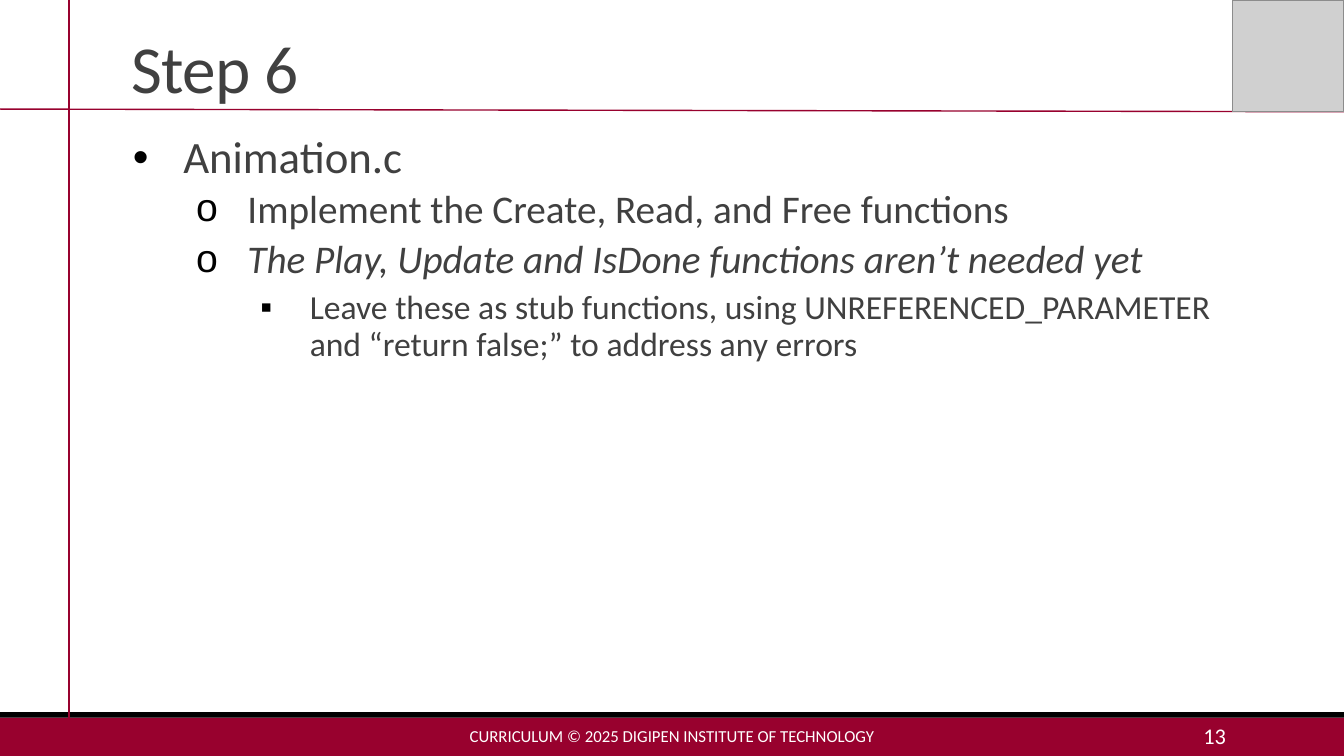
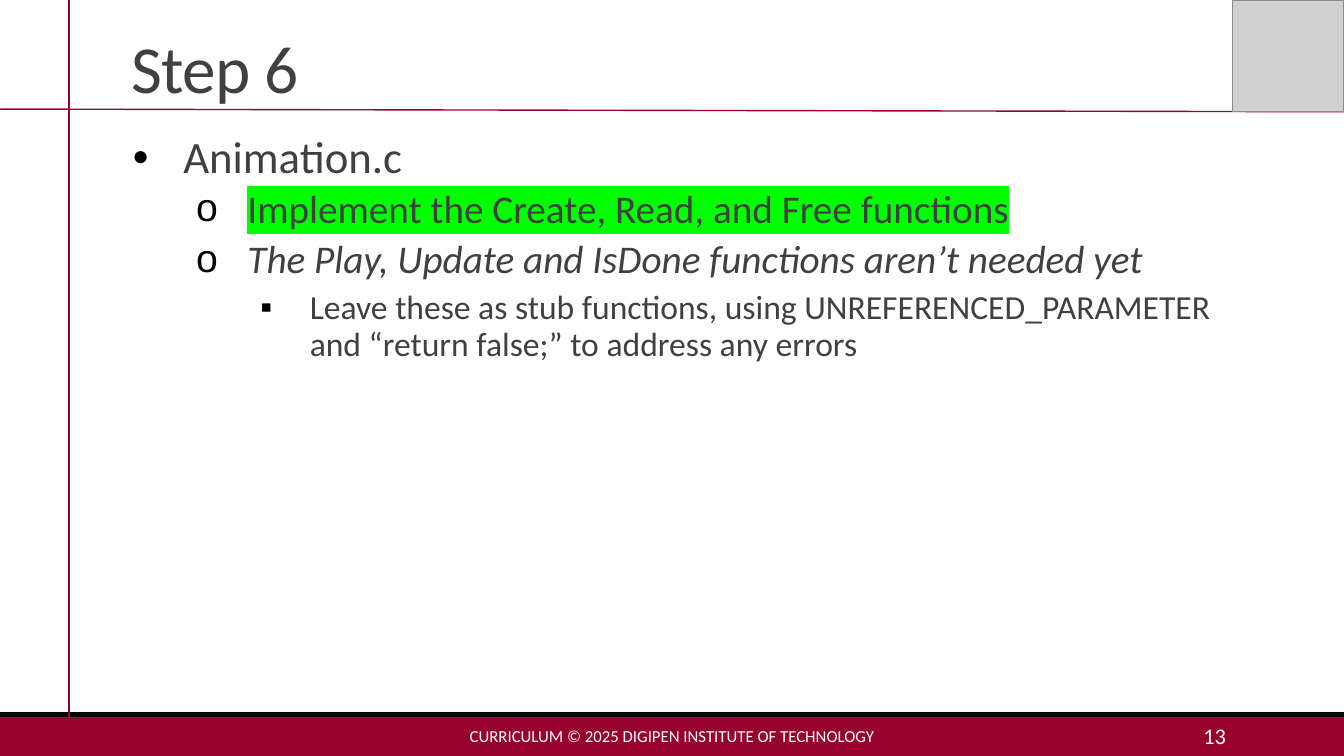
Before and after one commit to MakoJBryant/cs-230-project-game-engine, a slide deck: slide 13 of Project 3 - Lecture.pptx. Drawn at 1344x756 pixels with LibreOffice and Linux fonts; fonts in the diff are those of the drawing; grey boxes stand for pictures. Boxes give left, top, right and bottom in pixels: in the first picture for what was removed or moved away, otherwise in the second. Text is boxed around its words. In the diff, an @@ line names an element or a change of style, - is before the commit and + after.

```diff
--- a/Project 3 - Lecture.pptx
+++ b/Project 3 - Lecture.pptx
@@ text at [247,195,1009,230]: highlight none to #00FF00 in "Implement the Create, Read, and Free functions" @@
```
Also in this commit, not shown: 1 other file.
